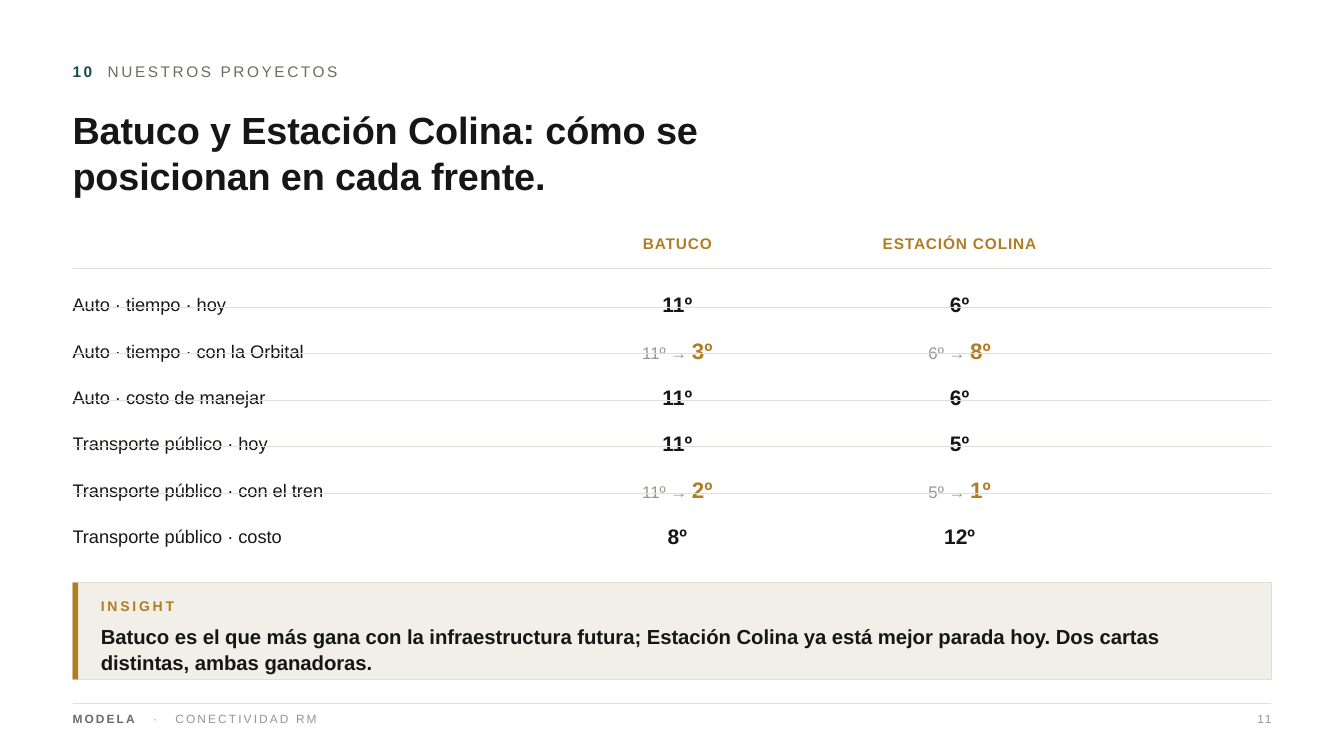
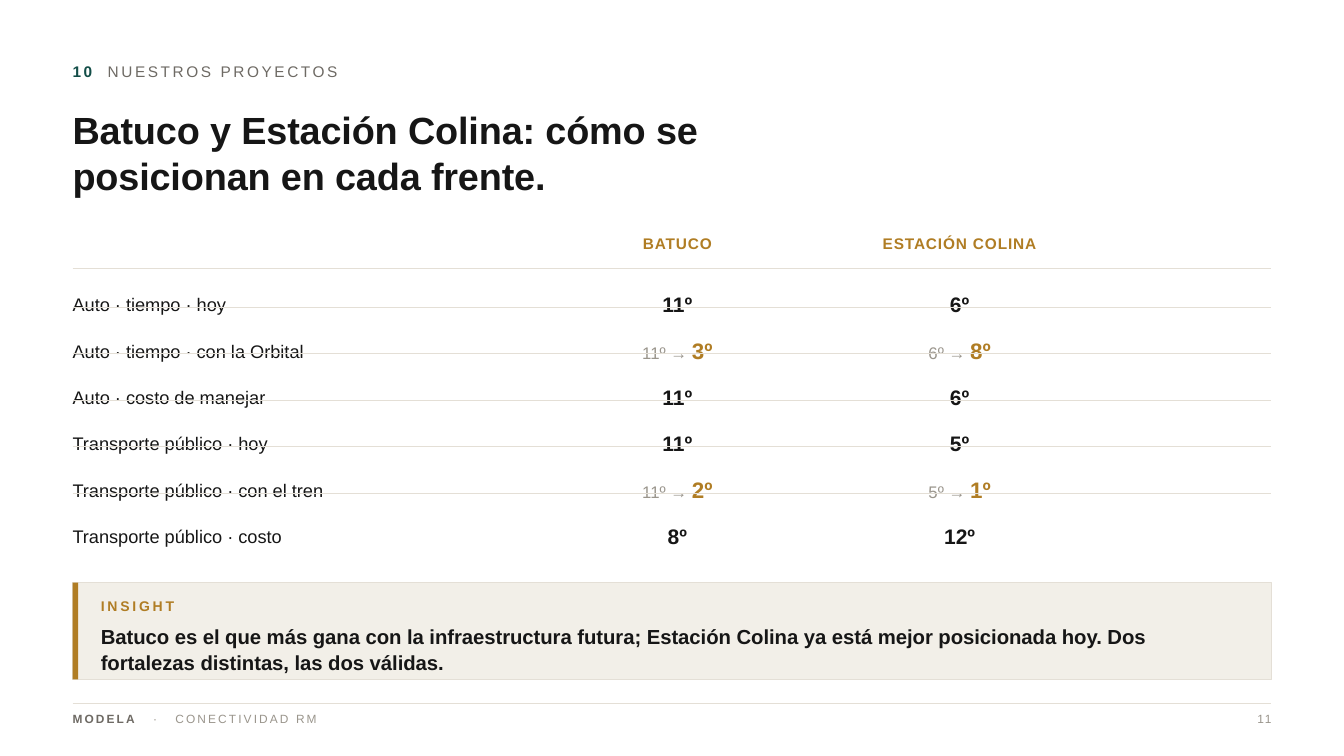
Before and after one commit to modela-simulador/modela-simulador, a slide deck: slide 11 of public/conectividad/Conectividad-Modela-Directorio-12.pptx. Drawn at 1344x756 pixels with LibreOffice and Linux fonts; fonts in the diff are those of the drawing. Boxes give left, top, right and bottom in pixels: in the first picture for what was removed or moved away, otherwise in the second. Text is boxed around its words. In the diff, an @@ line names an element or a change of style, - is before the commit and + after.

```diff
--- a/public/conectividad/Conectividad-Modela-Directorio-12.pptx
+++ b/public/conectividad/Conectividad-Modela-Directorio-12.pptx
@@ text at <box>101,629,1145,673</box>: text changed @@
-Batuco es el que más gana con la infraestructura futura; Estación Colina ya está mejor parada hoy. Dos cartas distintas, ambas ganadoras.
+Batuco es el que más gana con la infraestructura futura; Estación Colina ya está mejor posicionada hoy. Dos fortalezas distintas, las dos válidas.
```
Also in this commit, not shown: 6 other slides changed, 1 slide added, 1 slide removed, 39 other files.
